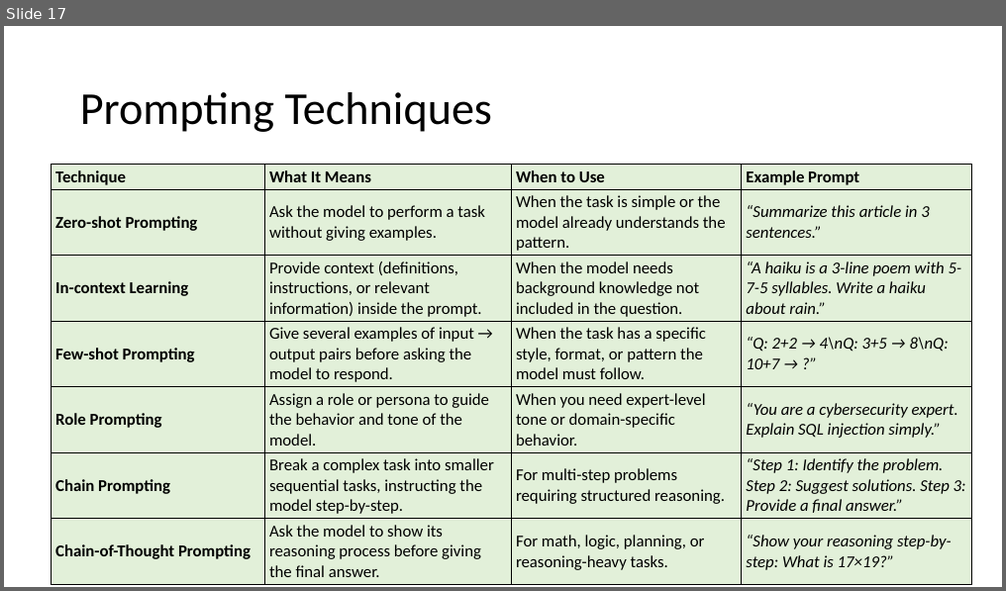
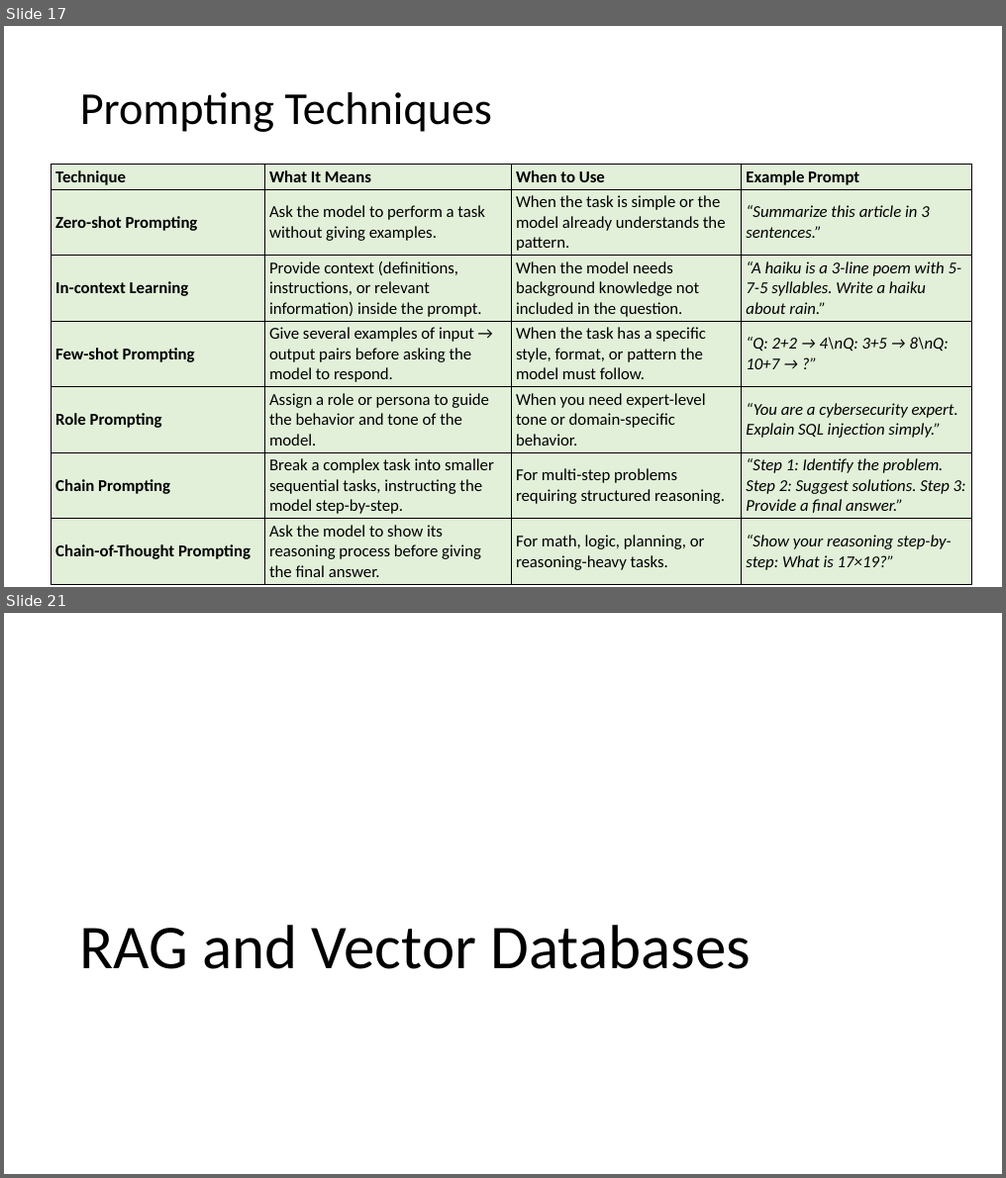
Before and after one commit to atulkahatecdac/agenticai_real, a slide deck: presentation/no-code-low-code-realpage.pptx. Shown one above the other, each under a label of ours: slide 17 before the commit, slides 17 and 21 after it; the slides between them are not shown. The pictures are 1006x591 and 1006x1178 pixels, drawn with LibreOffice and Linux fonts; fonts in the diff are those of the drawing. Boxes give left, top, right and bottom in pixels: in the first picture for what was removed or moved away, otherwise in the second. Text is boxed around its words. In the diff, an @@ line names an element or a change of style, - is before the commit and + after.

```diff
--- a/presentation/no-code-low-code-realpage.pptx
+++ b/presentation/no-code-low-code-realpage.pptx
@@ slide 21 added at (4,613,1002,1174), background #FFFFFF @@
@@ title added at (79,925,750,969), 60 pt, text #000000 @@
+RAG and Vector Databases
```
Also in this commit, not shown: 2 slides changed, 83 other slides added.
